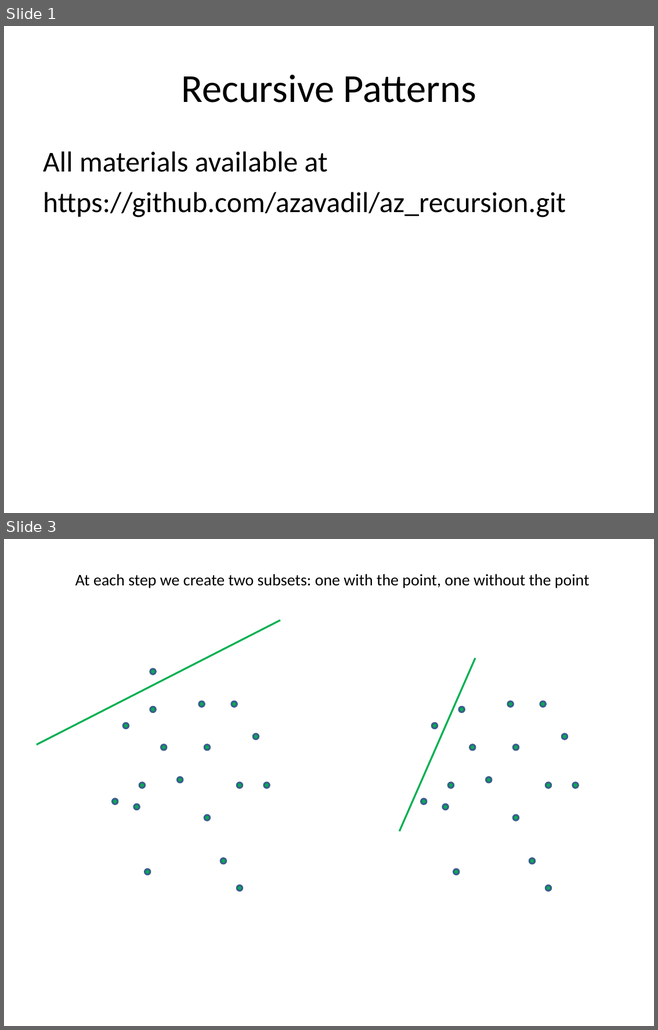
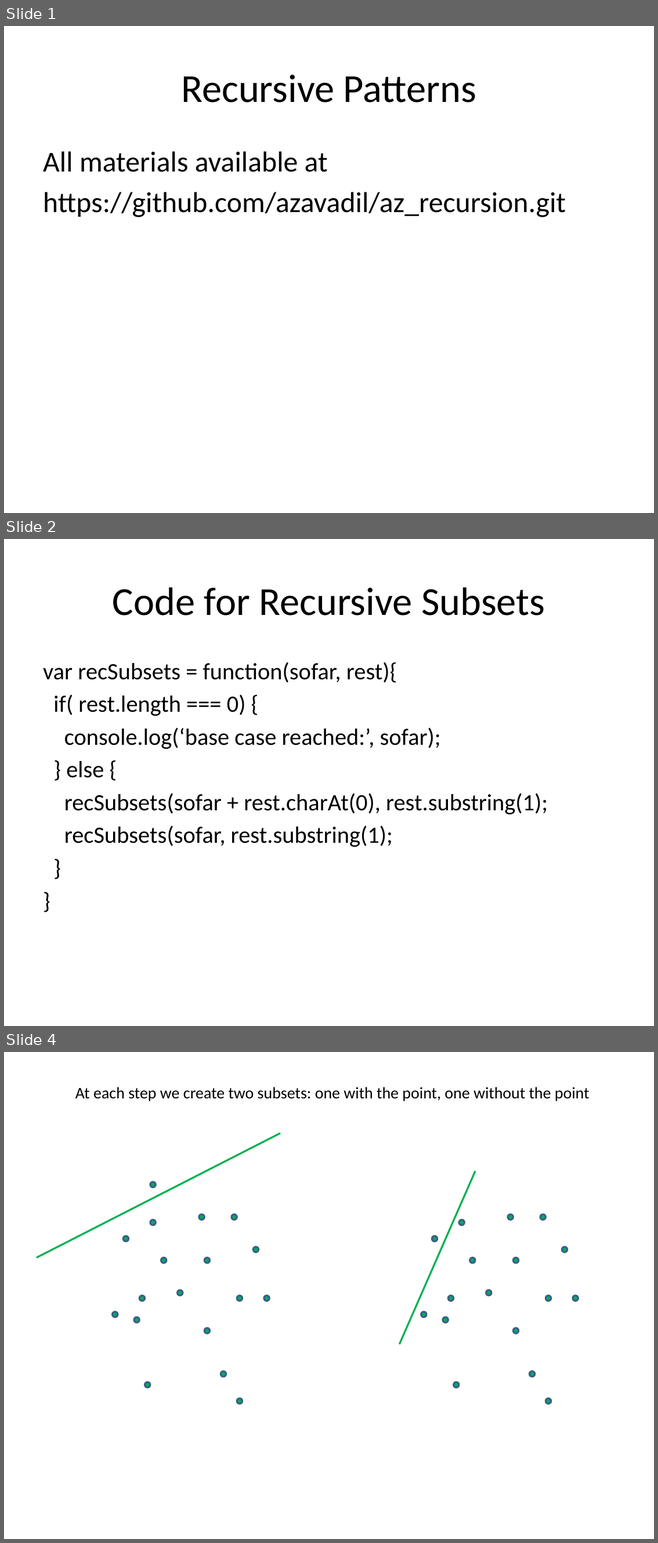
Before and after one commit to azavadil/az_recursion, a slide deck: recursivePatterns.pptx. Shown one above the other, each under a label of ours: slides 1 and 3 before the commit, slides 1, 2 and 4 after it; the slides between them are not shown. The pictures are 658x1030 and 658x1543 pixels, drawn with LibreOffice and Linux fonts; fonts in the diff are those of the drawing. Boxes give left, top, right and bottom in pixels: in the first picture for what was removed or moved away, otherwise in the second. Text is boxed around its words. In the diff, an @@ line names an element or a change of style, - is before the commit and + after.

```diff
--- a/recursivePatterns.pptx
+++ b/recursivePatterns.pptx
@@ slide 2 added at <box>4,539,654,1026</box>, background #C0C0C0 @@
@@ title added at <box>112,587,545,616</box>, 44 pt, text #000000 @@
+Code for Recursive Subsets
@@ text added at <box>43,662,547,847</box>, 26 pt, text #000000 @@
+var recSubsets = function(sofar, rest){
+if( rest.length === 0) {
+console.log(‘base case reached:’, sofar);
+} else {
+recSubsets(sofar + rest.charAt(0), rest.substring(1);
+recSubsets(sofar, rest.substring(1);
+}
+}
@@ what was slide 3 is now slide 4 @@
```
Also in this commit, not shown: 4 slides changed.
